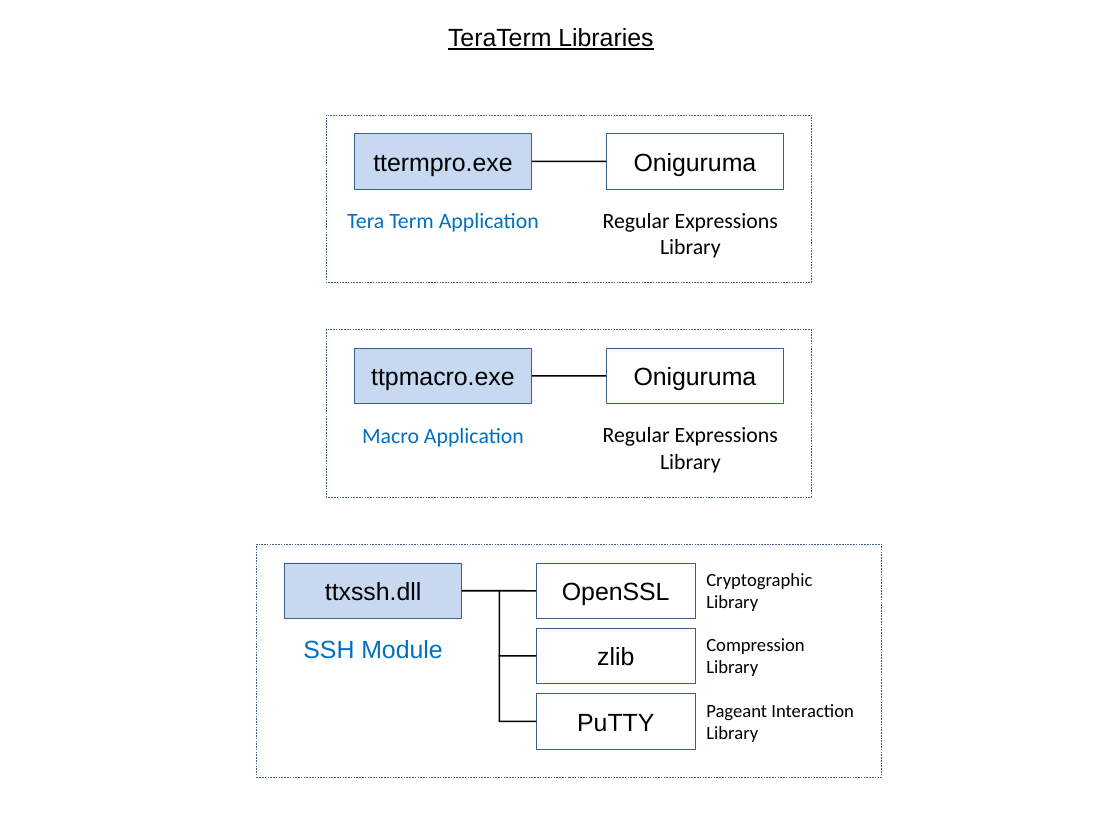
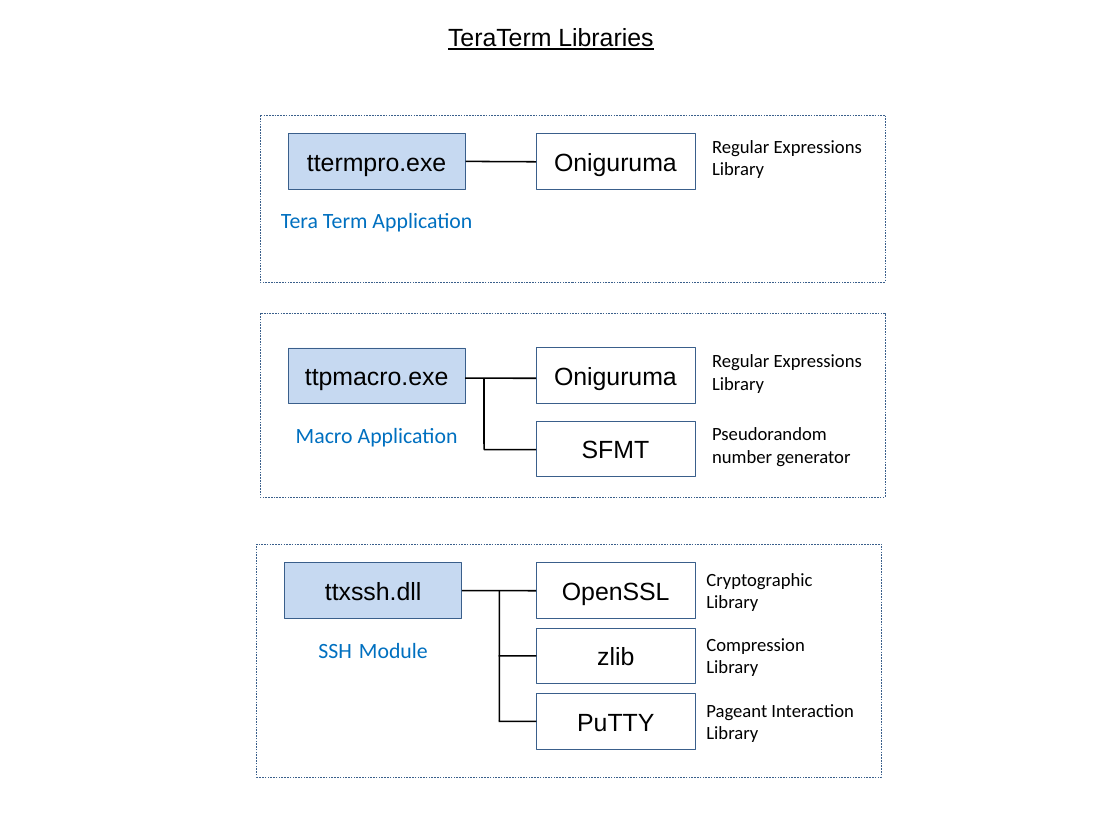
Before and after one commit to svn2github/teraterm-trunk, a slide deck: slide 1 of doc/en/html/reference/image/library_relation.ppt. Drawn at 1120x840 pixels with LibreOffice and Linux fonts; fonts in the diff are those of the drawing. Boxes give left, top, right and bottom in pixels: in the first picture for what was removed or moved away, otherwise in the second. Text is boxed around its words. In the diff, an @@ line names an element or a change of style, - is before the commit and + after.

```diff
--- a/doc/en/html/reference/image/library_relation.ppt
+++ b/doc/en/html/reference/image/library_relation.ppt
@@ rectangle: place and size @@
-rectangle at <box>326,114,811,282</box>
+rectangle at <box>260,114,885,282</box>
@@ rectangle "Oniguruma": place and size @@
-rectangle "Oniguruma" at <box>606,133,783,189</box>
+rectangle "Oniguruma" at <box>536,133,696,189</box>
@@ text "Regular Expressions Library" at <box>712,140,862,178</box>: size 14 to 12 pt; alignment centre to left @@
@@ text "Regular Expressions Library": place and size @@
-text "Regular Expressions Library" at <box>603,213,778,258</box>
+text "Regular Expressions Library" at <box>712,140,862,178</box>
@@ line moved from (532, 161) - (606, 161) to (466, 161) - (536, 161) @@
@@ rectangle: place and size @@
-rectangle at <box>326,329,811,497</box>
+rectangle at <box>260,314,885,497</box>
@@ rectangle "Oniguruma": place and size @@
-rectangle "Oniguruma" at <box>606,348,783,404</box>
+rectangle "Oniguruma" at <box>536,347,696,403</box>
@@ text "Regular Expressions Library": place and size @@
-text "Regular Expressions Library" at <box>603,427,778,473</box>
+text "Regular Expressions Library" at <box>712,354,862,393</box>
@@ text "Regular Expressions Library" at <box>712,354,862,393</box>: size 14 to 12 pt; alignment centre to left @@
@@ line moved from (532, 376) - (606, 376) to (465, 379) - (536, 379) @@
@@ line added from (484, 379) to (484, 449), #000000 0.99 pt @@
@@ 2 rectangles, 2 texts: place and size @@
-2 rectangles, 2 texts at <box>347,133,539,447</box>
+2 rectangles, 2 texts at <box>281,133,472,447</box>
@@ line added from (536, 449) to (484, 449), #000000 0.99 pt @@
@@ rectangle added at <box>536,421,696,477</box>, outline #3A5F8B 0.26 pt, 16 pt, text #000000 @@
+SFMT
@@ text added at <box>712,427,850,467</box>, 12 pt, text #000000 @@
+Pseudorandom number generator
@@ text "SSH Module" at <box>318,643,428,658</box>: size 16 to 14 pt, font Arial to Calibri @@
```
Also in this commit, not shown: 6 other files.
